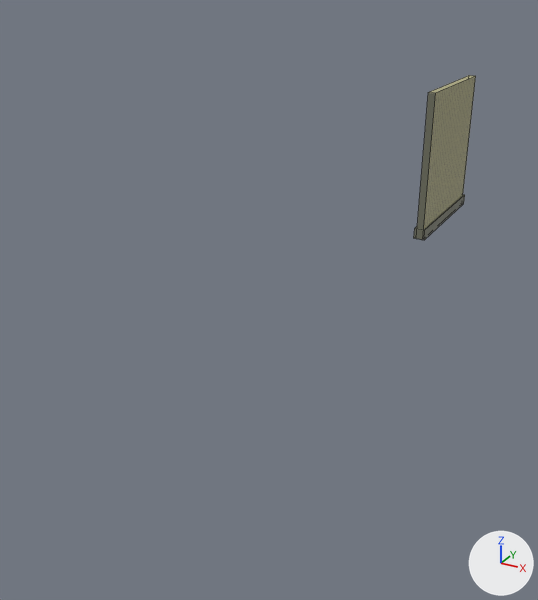
The FBX model Assets/Art/Dimensions/Backrooms/wall_4.fbx, before and after one commit.
The view is the same before and after, from a 50 mm camera at (11.8, -43.0, 9.7) aimed at (-2.6, -16.9, -3.4). The lights are fixed; the arrows at lower right show +X, +Y and +Z. Mesh edges are drawn as thin lines. Where no turn or scale is listed for an object, it has been applied to the vertices.
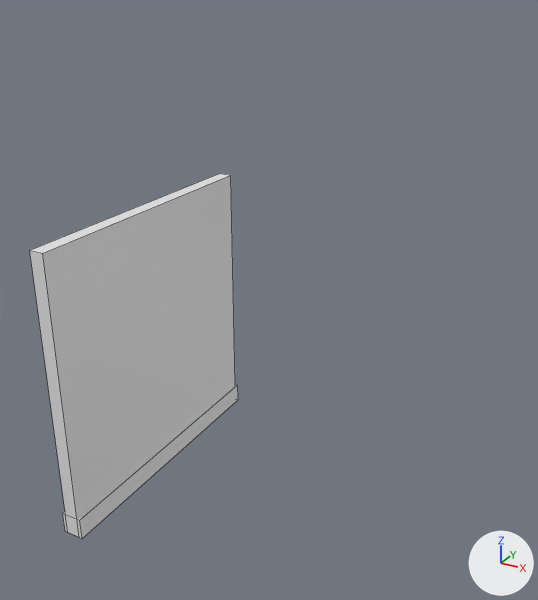
Changed parts and their boxes (x1, y1, x2, y2) in the pictures (538 x 600 px):
'Cube.093', recoloured, moved: before (414, 75, 476, 240); after (30, 174, 238, 538)

The change, as a diff of the scene's bpy script:
```diff
--- a/Assets/Art/Dimensions/Backrooms/wall_4.fbx.py
+++ b/Assets/Art/Dimensions/Backrooms/wall_4.fbx.py
@@ me_cube_008 @@
 me_cube_008.from_pydata(...)  # 16 vertices, 12 faces; spans x -0.3..0.3, y -4.1..4.1, z -4.0..4.0
-me_cube_008.materials.append(mat_material_004)  # picture img_br_stripes_jpg
@@ ob_cube_093 @@
 ob_cube_093 = bpy.data.objects.new('Cube.093', me_cube_008)
-ob_cube_093.location = (0.0, 0.0, 0.0)
+ob_cube_093.location = (-0.33, -27.77, 0.0)
```
